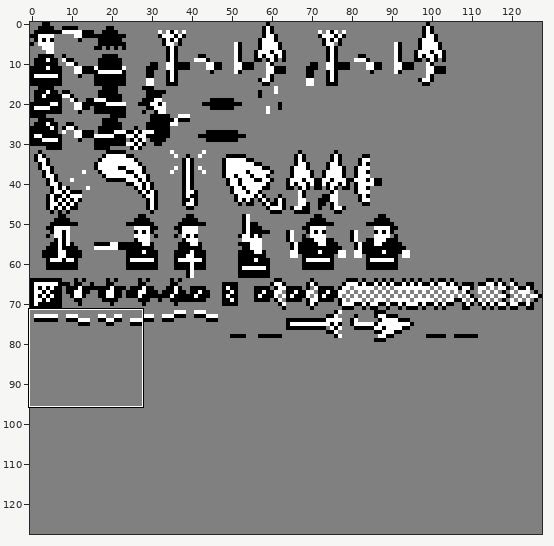
Sprite sheet -- src/data/image/mainsprites-8b.png. The first picture is a wide view before the edit; the outline marks the close-up.
Close-up. As it was:
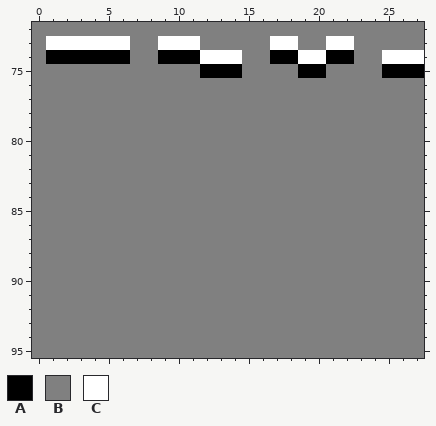
The file is 128x128 pixels. Shown: x 0..27, y 72..95.
Palette (. is transparent): A #000000  B #808080  C #ffffff
Pixels before, first column x 0:
72 BBBBBBBBBBBBBBBBBBBBBBBBBBBB
73 BCCCCCCBBCCCBBBBBCCBBCCBBBBB
74 BAAAAAABBAAACCCBBAACCAABBCCC
75 BBBBBBBBBBBBAAABBBBAABBBBAAA
76 BBBBBBBBBBBBBBBBBBBBBBBBBBBB
77 BBBBBBBBBBBBBBBBBBBBBBBBBBBB
78 BBBBBBBBBBBBBBBBBBBBBBBBBBBB
79 BBBBBBBBBBBBBBBBBBBBBBBBBBBB
80 BBBBBBBBBBBBBBBBBBBBBBBBBBBB
81 BBBBBBBBBBBBBBBBBBBBBBBBBBBB
82 BBBBBBBBBBBBBBBBBBBBBBBBBBBB
83 BBBBBBBBBBBBBBBBBBBBBBBBBBBB
84 BBBBBBBBBBBBBBBBBBBBBBBBBBBB
85 BBBBBBBBBBBBBBBBBBBBBBBBBBBB
86 BBBBBBBBBBBBBBBBBBBBBBBBBBBB
87 BBBBBBBBBBBBBBBBBBBBBBBBBBBB
88 BBBBBBBBBBBBBBBBBBBBBBBBBBBB
89 BBBBBBBBBBBBBBBBBBBBBBBBBBBB
90 BBBBBBBBBBBBBBBBBBBBBBBBBBBB
91 BBBBBBBBBBBBBBBBBBBBBBBBBBBB
92 BBBBBBBBBBBBBBBBBBBBBBBBBBBB
93 BBBBBBBBBBBBBBBBBBBBBBBBBBBB
94 BBBBBBBBBBBBBBBBBBBBBBBBBBBB
95 BBBBBBBBBBBBBBBBBBBBBBBBBBBB
After the commit:
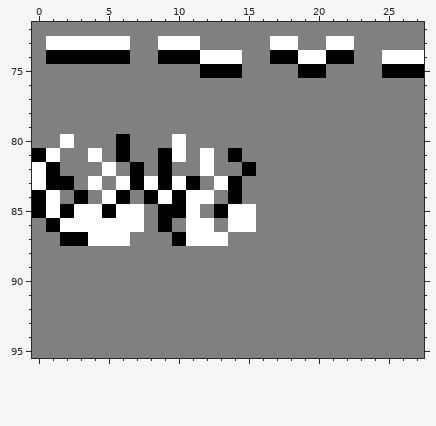
The edit:
y 80: x 2 B -> C; x 6 B -> A; x 10 B -> C
y 81: x 0..1 BB -> AC; x 4 B -> C; x 6 B -> A; x 9..10 BB -> AC; x 12 B -> C; x 14 B -> A
y 82: x 0..1 BB -> CA; x 5 B -> C; x 7 B -> A; x 9 B -> A; x 12 B -> C; x 15 B -> A
y 83: x 0..2 BBB -> CAA; x 4 B -> C; x 6..11 BBBBBB -> CACACA; x 13..14 BB -> CA
y 84: x 0..1 BB -> AC; x 3 B -> A; x 5..6 BB -> CA; x 8..12 BBBBB -> ACACC; x 14 B -> A
y 85: x 0..7 BBBBBBBB -> ACACCACC; x 9..11 BBB -> AAC; x 13..15 BBB -> ACC
y 86: x 1..7 BBBBBBB -> ACCCCCC; x 9 B -> A; x 11..12 BB -> CC; x 14..15 BB -> CC
y 87: x 2..6 BBBBB -> AACCC; x 10..13 BBBB -> ACCC
Where, in picture pixels (left, top, right, bottom), the same in both close-ups:
changed: (32, 134, 256, 246)
